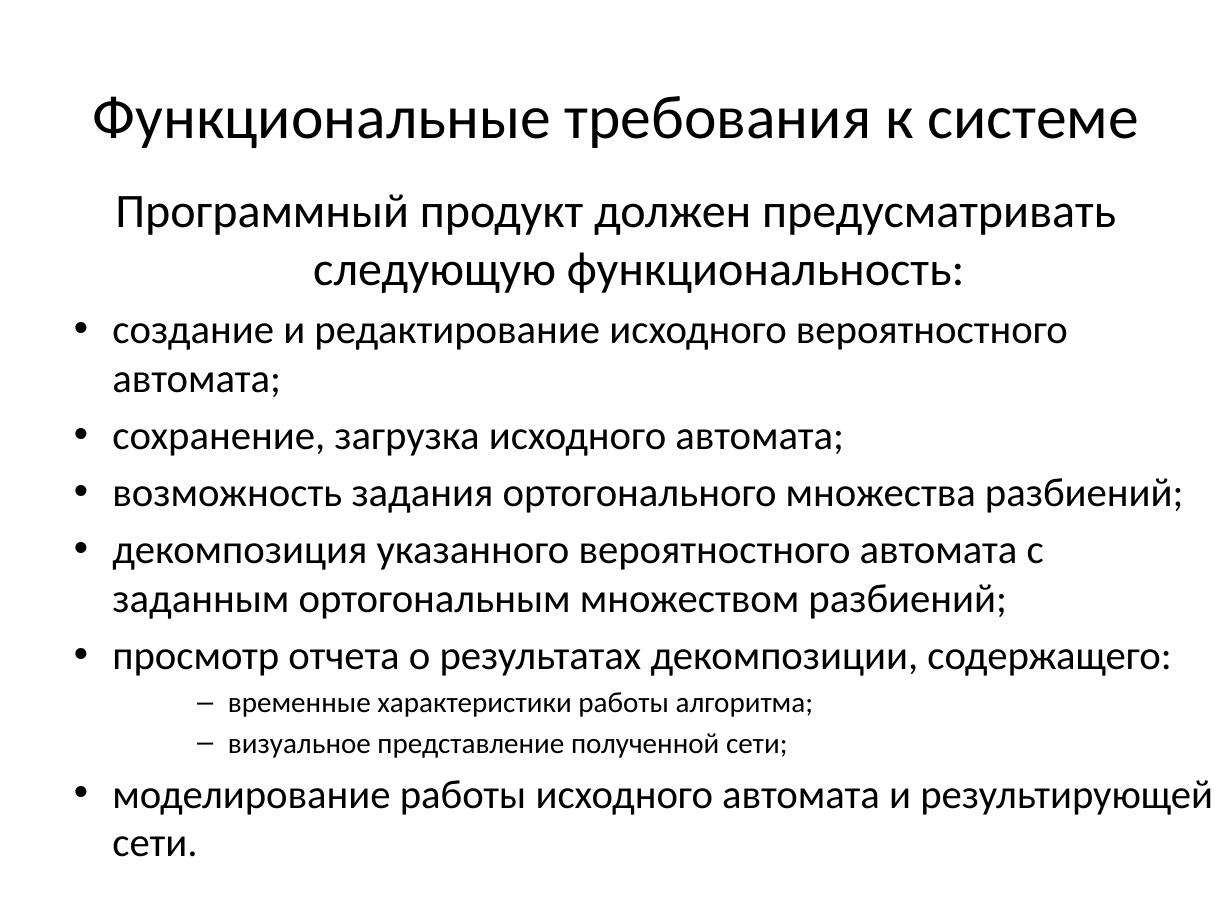
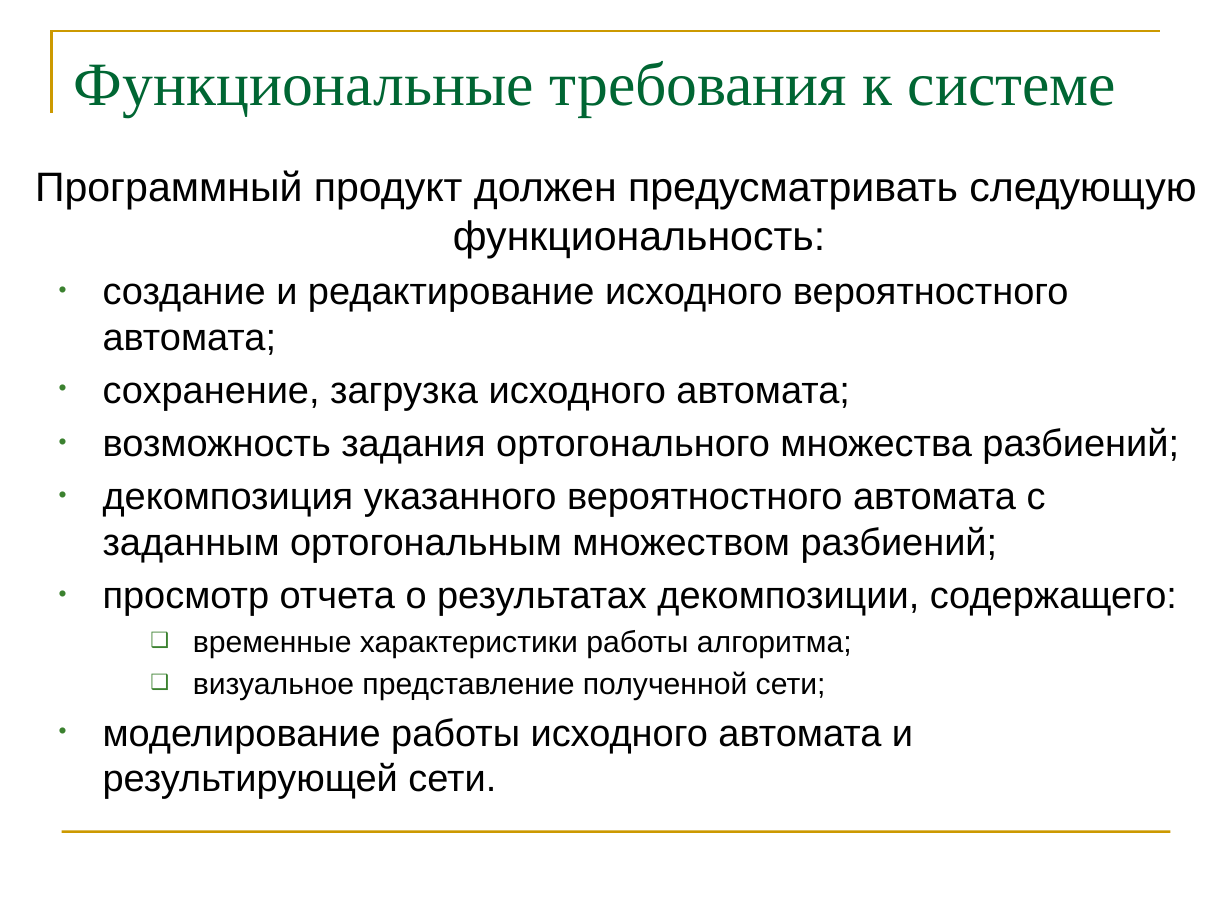
Before and after one commit to erad888/fsm-decompose, a slide deck: slide 3 of Презентация.pptx. Drawn at 1232x924 pixels with LibreOffice and Linux fonts; fonts in the diff are those of the drawing. Boxes give left, top, right and bottom in pixels: in the first picture for what was removed or moved away, otherwise in the second. Text is boxed around its words. In the diff, an @@ line names an element or a change of style, - is before the commit and + after.

```diff
--- a/Презентация.pptx
+++ b/Презентация.pptx
@@ freeform shape added at bbox=[52, 31, 1161, 113], outline #CC9900 1.5 pt @@
@@ title "Функциональные требования к системе" at bbox=[74, 61, 1116, 116]: font Calibri to Times New Roman, text colour #000000 to #006633; alignment centre to left; vertical alignment middle to top @@
@@ text "Программный продукт должен предусматривать следующую ...": place and size @@
-text "Программный продукт должен предусматривать следующую ..." at bbox=[112, 194, 1213, 857]
+text "Программный продукт должен предусматривать следующую ..." at bbox=[35, 170, 1196, 798]
@@ text "Программный продукт должен предусматривать следующую ..." at bbox=[35, 170, 1196, 798]: size 28.1 to 24.1 pt in "Программный продукт должен предусматривать следующую функцио ..."; font Calibri to Arial; size 23.8 to 22.2 pt in "создание и редактирование исходного вероятностного автомата;", "сохранение, загрузка исходного автомата;", "возможность задания ортогонального множества разбиений;", "декомпозиция указанного вероятностного автомата с заданным о ..." and 2 more places; size 17 to 17.6 pt in "временные характеристики работы алгоритма;", "визуальное представление полученной сети;"; indent changed; bullet – to ❑ @@
@@ line added from (62, 832) to (1170, 832), #CC9900 1.5 pt @@
```
Also in this commit, not shown: 12 other slides changed, 3 slides added, 1 slide removed.
